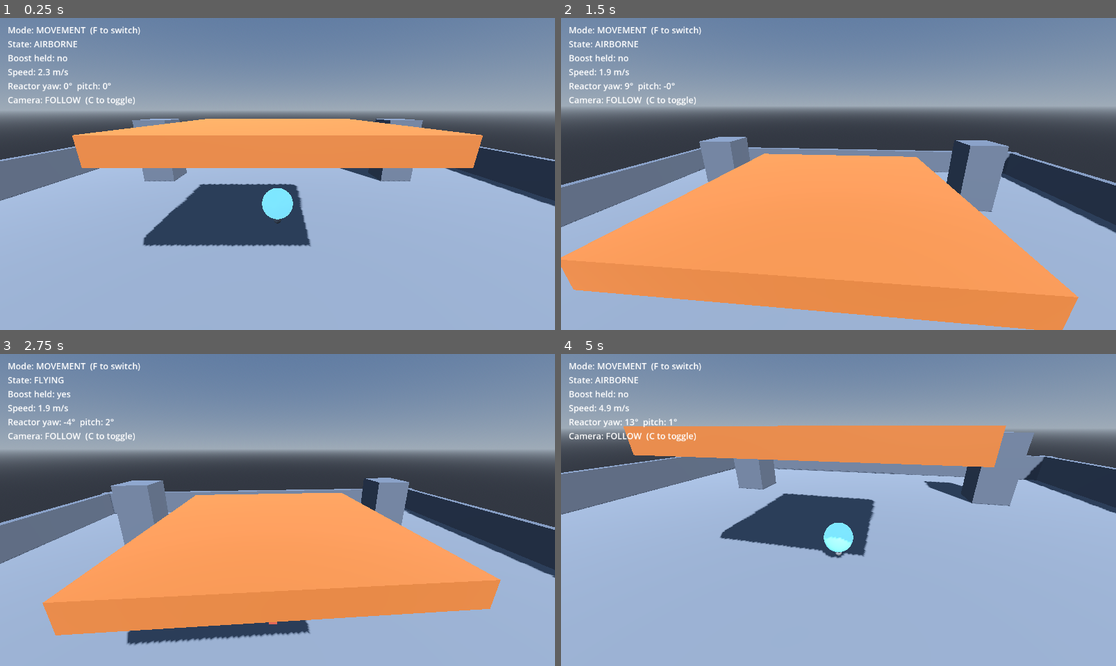
Above: before the commit, frames 1-4 (two rows, left to right).
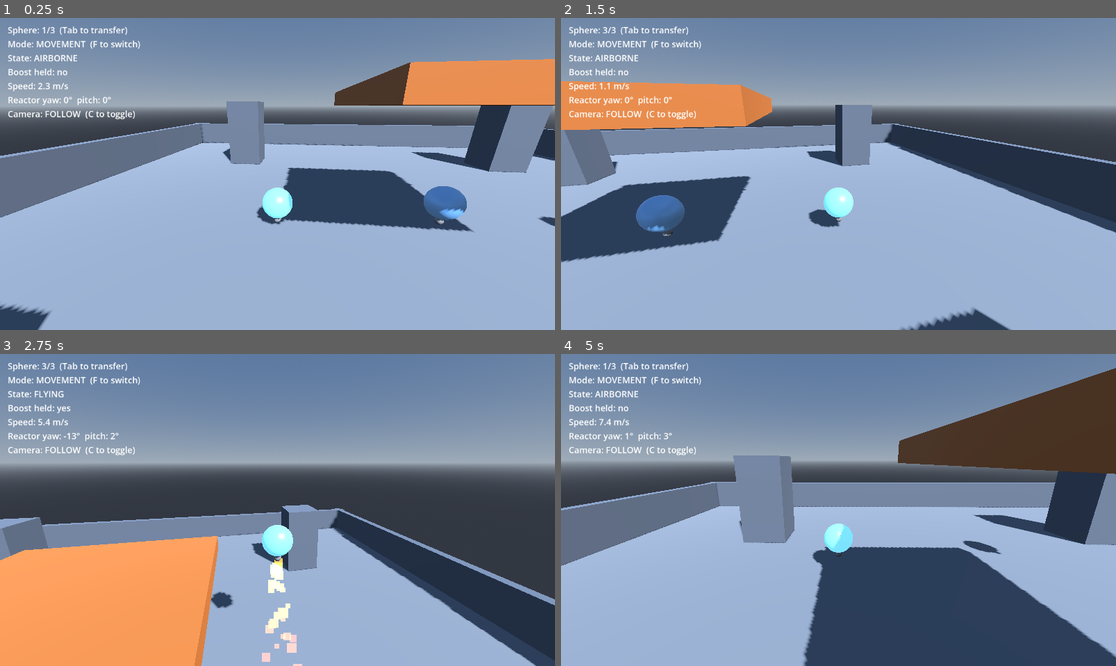
Above: after the commit, the same moments.

Repository: Thiiamas/Spheres
Game: Godot game, scene res://Main.tscn
The game is run twice, just before and just after one commit, with the same random seed, the same clock (stepped at 60 frames per second) and the same inputs.
Inputs (mouse positions are in pixels of both pictures, inside the frame that each line leads up to):
- Up to frame 1 (0.25 s): no input
- Up to frame 2 (1.5 s): move the mouse to (866, 174) at 0.52 s; hold Shift (boost) 0.53-1.28 s; hold Z (move_forward) from 0.53 s (still down); tap Space (jump) at 0.77, 1.07 s; tap Tab (transfer, bound only after the commit) at 0.8, 1.35 s; move the mouse to (810, 174) at 1.27 s
- Up to frame 3 (2.75 s): keep holding Z (move_forward); tap Space (jump) at 1.52, 1.55, 1.82, 2.1 s; move the mouse to (288, 503) at 2.02 s; hold Shift (boost) from 2.03 s (still down)
- Up to frame 4 (5 s): keep holding Z (move_forward); move the mouse to (832, 516) at 2.77 s; release Shift (boost) at 2.78 s; tap Shift (boost) at 2.85, 4.55 s; tap Space (jump) at 3.02, 3.32, 3.77, 3.8, 4.07, 4.52, 4.82 s; tap Tab (transfer, bound only after the commit) at 3.05 s; move the mouse to (877, 513) at 3.52 s; tap Down (cam_pan_down) at 3.6 s; move the mouse to (794, 506) at 4.27 s; tap Left (cam_pan_left) at 4.35 s

The runs differ from the first frame. In frame 1, 34% of the frame differs, in the area x 0-100%, y 2-100%; in frame 2, 54%; in frame 3, 45%; in frame 4, 54%.

Commit message:
Phase 2: consciousness transfer between spheres
- Extract player ball into reusable Sphere.tscn; Main.tscn instances 3.
- Add Consciousness autoload: sphere registry, Tab-to-transfer, active_changed
  signal. First sphere activates deferred so camera/HUD can subscribe.
- SphereController: active/passive state. Passive spheres freeze (immobile,
  crystallised ice-blue, reactor/particles off); active uses its mode colour.
- Camera + HUD retarget onto the active sphere via active_changed.
- Add `transfer` action (Tab / gamepad X) and register the autoload.
- Sync PLAN.md and phase2_transfer.md (criteria checked; CharacterBody3D
  samples marked illustrative/superseded).

Verified headless: 3 spheres register, transfer cycles 1->2->3->1 with exactly
one active (unfrozen) at a time, no console errors.

Co-Authored-By: Claude Opus 4.8 <noreply@anthropic.com>

Diff:
--- /dev/null
+++ b/Consciousness.gd
@@ -0,0 +1,61 @@
+extends Node
+
+## Autoload singleton (registered as "Consciousness"). Tracks every sphere on
+## the field and which one the player's consciousness currently inhabits. Only
+## one sphere is active at a time; the rest are crystallised (passive).
+##
+## Spheres self-register from their _ready(). The first registered sphere becomes
+## active (deferred, so cameras/HUD have a frame to subscribe); the rest start
+## passive. Pressing "transfer" (Tab) hands control to the next sphere in the
+## list, emitting active_changed so the camera and HUD can retarget.
+
+## Emitted whenever control moves to a different sphere (including the initial
+## activation). Listeners receive the now-active SphereController.
+signal active_changed(sphere: SphereController)
+
+var spheres: Array[SphereController] = []
+var current_index: int = 0
+
+
+func register(sphere: SphereController) -> void:
+	if sphere in spheres:
+		return
+	spheres.append(sphere)
+	# Everyone starts crystallised; the first one is promoted to active once the
+	# whole scene tree has finished _ready (so listeners are connected).
+	sphere.set_passive()
+	if spheres.size() == 1:
+		current_index = 0
+		call_deferred("_activate_initial")
+
+
+func _input(event: InputEvent) -> void:
+	if event.is_action_pressed("transfer"):
+		transfer_to_next()
+
+
+## Move control to the next sphere in registration order, wrapping around.
+func transfer_to_next() -> void:
+	if spheres.size() < 2:
+		return
+	spheres[current_index].set_passive()
+	current_index = (current_index + 1) % spheres.size()
+	_activate(current_index)
+
+
+func active_sphere() -> SphereController:
+	if spheres.is_empty():
+		return null
+	return spheres[current_index]
+
+
+func _activate_initial() -> void:
+	if spheres.is_empty():
+		return
+	_activate(current_index)
+
+
+func _activate(i: int) -> void:
+	var sphere := spheres[i]
+	sphere.set_active()
+	active_changed.emit(sphere)
--- a/HUD.gd
+++ b/HUD.gd
@@ -9,7 +9,17 @@
 
 
 func _ready() -> void:
+	# Follow the active sphere as consciousness transfers between spheres.
+	Consciousness.active_changed.connect(_on_active_changed)
+	if Consciousness.active_sphere() != null:
+		_on_active_changed(Consciousness.active_sphere())
+
 	print("[HUD] ball=", ball, " reactor=", reactor, " camera=", camera)
+
+
+func _on_active_changed(sphere: SphereController) -> void:
+	ball = sphere
+	reactor = sphere.get_reactor()
 
 
 func _process(_delta: float) -> void:
@@ -21,12 +31,16 @@
 	var mode_name: String = SphereController.Mode.keys()[ball.mode]
 	var boosting := Input.is_action_pressed("boost")
 
-	var lines := [
+	var lines := []
+	var count := Consciousness.spheres.size()
+	if count > 1:
+		lines.append("Sphere: %d/%d  (Tab to transfer)" % [Consciousness.current_index + 1, count])
+	lines.append_array([
 		"Mode: %s  (F to switch)" % mode_name,
 		"State: %s" % state_name,
 		"Boost held: %s" % ("yes" if boosting else "no"),
 		"Speed: %.1f m/s" % ball.linear_velocity.length(),
-	]
+	])
 	if reactor != null:
 		lines.append("Reactor yaw: %.0f°  pitch: %.0f°" % [reactor.yaw, reactor.pitch])
 	if camera != null:
--- a/Main.tscn
+++ b/Main.tscn
@@ -1,9 +1,8 @@
-[gd_scene format=3 uid="uid://b8mq2x1n3p7ya"]
+[gd_scene load_steps=20 format=3 uid="uid://b8mq2x1n3p7ya"]
 
-[ext_resource type="Script" uid="uid://bbve772w8ey0t" path="res://SphereController.gd" id="1_ctrl"]
-[ext_resource type="Script" uid="uid://dnopq63lncmyw" path="res://Reactor.gd" id="2_react"]
-[ext_resource type="Script" uid="uid://du2qpi72se1or" path="res://SphereCamera.gd" id="3_cam"]
-[ext_resource type="Script" uid="uid://kvu8t082hllc" path="res://HUD.gd" id="4_hud"]
+[ext_resource type="Script" uid="uid://du2qpi72se1or" path="res://SphereCamera.gd" id="1_cam"]
+[ext_resource type="Script" uid="uid://kvu8t082hllc" path="res://HUD.gd" id="2_hud"]
+[ext_resource type="PackedScene" path="res://Sphere.tscn" id="3_sphere"]
 
 [sub_resource type="ProceduralSkyMaterial" id="Sky_mat"]
 sky_top_color = Color(0.33, 0.45, 0.62, 1)
@@ -66,51 +65,6 @@
 
 [sub_resource type="BoxShape3D" id="Shape_central"]
 size = Vector3(6, 0.5, 6)
-
-[sub_resource type="SphereMesh" id="Sphere_ball"]
-
-[sub_resource type="StandardMaterial3D" id="Mat_ball"]
-albedo_color = Color(0.3, 0.55, 0.9, 1)
-metallic = 0.4
-roughness = 0.3
-
-[sub_resource type="SphereShape3D" id="Shape_ball"]
-
-[sub_resource type="SphereMesh" id="Sphere_nozzle"]
-radius = 0.12
-height = 0.24
-
-[sub_resource type="Gradient" id="Gradient_flame"]
-offsets = PackedFloat32Array(0, 0.4, 1)
-colors = PackedColorArray(1, 0.95, 0.5, 1, 1, 0.4, 0.1, 0.8, 0.5, 0.1, 0.05, 0)
-
-[sub_resource type="GradientTexture1D" id="GradientTexture1D_flame"]
-gradient = SubResource("Gradient_flame")
-
-[sub_resource type="ParticleProcessMaterial" id="Particle_boost"]
-emission_shape = 1
-emission_sphere_radius = 0.1
-direction = Vector3(0, -1, 0)
-spread = 22.0
-initial_velocity_min = 5.0
-initial_velocity_max = 8.0
-gravity = Vector3(0, 0, 0)
-scale_min = 0.4
-color_ramp = SubResource("GradientTexture1D_flame")
-
-[sub_resource type="StandardMaterial3D" id="Mat_flame"]
-transparency = 1
-blend_mode = 1
-shading_mode = 0
-vertex_color_use_as_albedo = true
-albedo_color = Color(1, 0.6, 0.2, 1)
-disable_receive_shadows = true
-billboard_mode = 3
-billboard_keep_scale = true
-
-[sub_resource type="QuadMesh" id="Quad_flame"]
-material = SubResource("Mat_flame")
-size = Vector2(0.35, 0.35)
 
 [node name="Main" type="Node3D"]
 
@@ -213,56 +167,28 @@
 [node name="Col" type="CollisionShape3D" parent="Arena/CentralPlatform"]
 shape = SubResource("Shape_central")
 
-[node name="Ball" type="RigidBody3D" parent="." node_paths=PackedStringArray("ball_mesh", "reactor", "camera", "boost_particles")]
-transform = Transform3D(1, 0, 0, 0, 1, 0, 0, 0, 1, 0, 2, 0)
-script = ExtResource("1_ctrl")
-roll_torque = 20.0
-max_roll_speed = 12.0
-jump_force = 6.0
-double_jump_force = 4.0
-boost_force = 12.0
-ball_mesh = NodePath("MeshInstance3D")
-reactor = NodePath("Reactor")
-camera = NodePath("../SphereCamera")
-boost_particles = NodePath("Reactor/BoostParticles")
+[node name="Spheres" type="Node3D" parent="."]
 
-[node name="MeshInstance3D" type="MeshInstance3D" parent="Ball"]
-mesh = SubResource("Sphere_ball")
-surface_material_override/0 = SubResource("Mat_ball")
+[node name="Sphere1" parent="Spheres" instance=ExtResource("3_sphere")]
+transform = Transform3D(1, 0, 0, 0, 1, 0, 0, 0, 1, -5, 1, 0)
 
-[node name="CollisionShape3D" type="CollisionShape3D" parent="Ball"]
-shape = SubResource("Shape_ball")
+[node name="Sphere2" parent="Spheres" instance=ExtResource("3_sphere")]
+transform = Transform3D(1, 0, 0, 0, 1, 0, 0, 0, 1, 0, 1, 0)
 
-[node name="Reactor" type="Node3D" parent="Ball"]
-script = ExtResource("2_react")
+[node name="Sphere3" parent="Spheres" instance=ExtResource("3_sphere")]
+transform = Transform3D(1, 0, 0, 0, 1, 0, 0, 0, 1, 5, 1, 0)
 
-[node name="Nozzle" type="MeshInstance3D" parent="Ball/Reactor"]
-transform = Transform3D(1, 0, 0, 0, 1, 0, 0, 0, 1, 0, -0.6, 0)
-mesh = SubResource("Sphere_nozzle")
-
-[node name="BoostParticles" type="GPUParticles3D" parent="Ball/Reactor"]
-transform = Transform3D(1, 0, 0, 0, 1, 0, 0, 0, 1, 0, -0.6, 0)
-emitting = false
-amount = 48
-lifetime = 0.6
-process_material = SubResource("Particle_boost")
-draw_pass_1 = SubResource("Quad_flame")
-
-[node name="SphereCamera" type="Camera3D" parent="." node_paths=PackedStringArray("target", "reactor")]
+[node name="SphereCamera" type="Camera3D" parent="."]
 transform = Transform3D(1, 0, 0, 0, 1, 0, 0, 0, 1, 0, 3, 6)
-script = ExtResource("3_cam")
-target = NodePath("../Ball")
-reactor = NodePath("../Ball/Reactor")
+script = ExtResource("1_cam")
 
 [node name="HUD" type="CanvasLayer" parent="."]
 
-[node name="Label" type="Label" parent="HUD" node_paths=PackedStringArray("ball", "reactor", "camera")]
+[node name="Label" type="Label" parent="HUD" node_paths=PackedStringArray("camera")]
 offset_left = 16.0
 offset_top = 12.0
 offset_right = 360.0
-offset_bottom = 140.0
+offset_bottom = 160.0
 theme_override_font_sizes/font_size = 18
-script = ExtResource("4_hud")
-ball = NodePath("../../Ball")
-reactor = NodePath("../../Ball/Reactor")
+script = ExtResource("2_hud")
 camera = NodePath("../../SphereCamera")
--- /dev/null
+++ b/Sphere.tscn
@@ -0,0 +1,82 @@
+[gd_scene load_steps=12 format=3]
+
+[ext_resource type="Script" uid="uid://bbve772w8ey0t" path="res://SphereController.gd" id="1_ctrl"]
+[ext_resource type="Script" uid="uid://dnopq63lncmyw" path="res://Reactor.gd" id="2_react"]
+
+[sub_resource type="SphereMesh" id="Sphere_ball"]
+
+[sub_resource type="StandardMaterial3D" id="Mat_ball"]
+albedo_color = Color(0.3, 0.55, 0.9, 1)
+metallic = 0.4
+roughness = 0.3
+
+[sub_resource type="SphereShape3D" id="Shape_ball"]
+
+[sub_resource type="SphereMesh" id="Sphere_nozzle"]
+radius = 0.12
+height = 0.24
+
+[sub_resource type="Gradient" id="Gradient_flame"]
+offsets = PackedFloat32Array(0, 0.4, 1)
+colors = PackedColorArray(1, 0.95, 0.5, 1, 1, 0.4, 0.1, 0.8, 0.5, 0.1, 0.05, 0)
+
+[sub_resource type="GradientTexture1D" id="GradientTexture1D_flame"]
+gradient = SubResource("Gradient_flame")
+
+[sub_resource type="ParticleProcessMaterial" id="Particle_boost"]
+emission_shape = 1
+emission_sphere_radius = 0.1
+direction = Vector3(0, -1, 0)
+spread = 22.0
+initial_velocity_min = 5.0
+initial_velocity_max = 8.0
+gravity = Vector3(0, 0, 0)
+scale_min = 0.4
+color_ramp = SubResource("GradientTexture1D_flame")
+
+[sub_resource type="StandardMaterial3D" id="Mat_flame"]
+transparency = 1
+blend_mode = 1
+shading_mode = 0
+vertex_color_use_as_albedo = true
+albedo_color = Color(1, 0.6, 0.2, 1)
+disable_receive_shadows = true
+billboard_mode = 3
+billboard_keep_scale = true
+
+[sub_resource type="QuadMesh" id="Quad_flame"]
+material = SubResource("Mat_flame")
+size = Vector2(0.35, 0.35)
+
+[node name="Sphere" type="RigidBody3D" node_paths=PackedStringArray("ball_mesh", "reactor", "boost_particles")]
+script = ExtResource("1_ctrl")
+roll_torque = 20.0
+max_roll_speed = 12.0
+jump_force = 6.0
+double_jump_force = 4.0
+boost_force = 12.0
+ball_mesh = NodePath("MeshInstance3D")
+reactor = NodePath("Reactor")
+boost_particles = NodePath("Reactor/BoostParticles")
+
+[node name="MeshInstance3D" type="MeshInstance3D" parent="."]
+mesh = SubResource("Sphere_ball")
+surface_material_override/0 = SubResource("Mat_ball")
+
+[node name="CollisionShape3D" type="CollisionShape3D" parent="."]
+shape = SubResource("Shape_ball")
+
+[node name="Reactor" type="Node3D" parent="."]
+script = ExtResource("2_react")
+
+[node name="Nozzle" type="MeshInstance3D" parent="Reactor"]
+transform = Transform3D(1, 0, 0, 0, 1, 0, 0, 0, 1, 0, -0.6, 0)
+mesh = SubResource("Sphere_nozzle")
+
+[node name="BoostParticles" type="GPUParticles3D" parent="Reactor"]
+transform = Transform3D(1, 0, 0, 0, 1, 0, 0, 0, 1, 0, -0.6, 0)
+emitting = false
+amount = 48
+lifetime = 0.6
+process_material = SubResource("Particle_boost")
+draw_pass_1 = SubResource("Quad_flame")
--- a/SphereCamera.gd
+++ b/SphereCamera.gd
@@ -47,6 +47,23 @@
 
 func _ready() -> void:
 	_apply_mode_state()
+
+	# Follow whichever sphere the consciousness currently inhabits, and keep up
+	# as control transfers between spheres.
+	Consciousness.active_changed.connect(_on_active_changed)
+	if Consciousness.active_sphere() != null:
+		_on_active_changed(Consciousness.active_sphere())
+
+
+## Retarget onto the newly active sphere: track it, read its reactor for orbit /
+## RTS aiming, and let it know which camera drives its camera-relative rolling.
+func _on_active_changed(sphere: SphereController) -> void:
+	target = sphere
+	reactor = sphere.get_reactor()
+	sphere.bind_camera(self)
+	if mode == Mode.RTS and rts_recenter_on_enter:
+		_rts_focus = sphere.global_position
+	_apply_mode_state() # re-point mouse capture / external_aim at the new reactor
 
 
 func _input(event: InputEvent) -> void:
--- a/SphereController.gd
+++ b/SphereController.gd
@@ -46,6 +46,8 @@
 @export var movement_color: Color = Color(0.3, 0.55, 0.9)
 ## Albedo + glow colour while in ATTACK mode.
 @export var attack_color: Color = Color(0.95, 0.3, 0.2)
+## Albedo + glow colour while passive (crystallised — not the active sphere).
+@export var passive_color: Color = Color(0.5, 0.75, 1.0)
 
 @export_group("References")
 @export var reactor: Reactor
@@ -54,6 +56,11 @@
 
 var state: State = State.AIRBORNE
 var mode: Mode = Mode.MOVEMENT
+
+## Whether this sphere is the one the consciousness currently controls. Passive
+## spheres are frozen (crystallised) and ignore all input. Driven by the
+## Consciousness autoload via set_active() / set_passive().
+var is_controlled: bool = false
 
 # Per-instance copy of the ball material so recolouring doesn't touch the shared resource.
 var _mode_material: StandardMaterial3D = null
@@ -77,12 +84,19 @@
 		if mat is StandardMaterial3D:
 			_mode_material = mat.duplicate()
 			ball_mesh.material_override = _mode_material
-	_apply_mode_visual()
+
+	# Join the pool of transferable spheres. Consciousness decides which one
+	# starts active; until then this sphere sits crystallised (set_passive).
+	Consciousness.register(self)
 
 	print("[Ball] reactor=", reactor, " camera=", camera, " boost_force=", boost_force)
 
 
 func _process(_delta: float) -> void:
+	# Passive (crystallised) spheres ignore all input.
+	if not is_controlled:
+		return
+
 	if Input.is_action_just_pressed("mode_toggle"):
 		_toggle_mode()
 
@@ -100,6 +114,11 @@
 
 
 func _integrate_forces(physics_state: PhysicsDirectBodyState3D) -> void:
+	# Passive spheres are frozen, so _integrate_forces shouldn't even run — but
+	# guard anyway so a stray call can never move a crystallised sphere.
+	if not is_controlled:
+		return
+
 	_update_grounded(physics_state)
 	_update_state()
 
@@ -134,18 +153,66 @@
 
 func _toggle_mode() -> void:
 	mode = Mode.ATTACK if mode == Mode.MOVEMENT else Mode.MOVEMENT
-	_apply_mode_visual()
-
-
-## Recolour the ball so the current mode is readable at a glance.
-func _apply_mode_visual() -> void:
+	_apply_visual()
+
+
+## --- Consciousness transfer (Phase 2) -------------------------------------
+
+## Take control of this sphere: thaw the physics, re-enable its reactor, and
+## reset to MOVEMENT mode. Called by the Consciousness autoload.
+func set_active() -> void:
+	is_controlled = true
+	mode = Mode.MOVEMENT
+	freeze = false
+	if reactor:
+		reactor.set_process(true)
+		reactor.set_process_input(true)
+	_apply_visual()
+
+
+## Crystallise this sphere: stop dead, freeze the body so it becomes an immovable
+## obstacle, and silence its reactor. Called by the Consciousness autoload.
+func set_passive() -> void:
+	is_controlled = false
+	linear_velocity = Vector3.ZERO
+	angular_velocity = Vector3.ZERO
+	freeze = true
+	_jump_queued = false
+	_double_jump_queued = false
+	if reactor:
+		reactor.set_process(false)
+		reactor.set_process_input(false)
+	if boost_particles:
+		boost_particles.emitting = false
+	_apply_visual()
+
+
+## Let the shared camera point this controller at the right view yaw.
+func bind_camera(cam: SphereCamera) -> void:
+	camera = cam
+
+
+func get_reactor() -> Reactor:
+	return reactor
+
+
+## Recolour the ball so its mode (when active) or crystallised state (passive)
+## is readable at a glance.
+func _apply_visual() -> void:
 	if _mode_material == null:
 		return
-	var col := movement_color if mode == Mode.MOVEMENT else attack_color
+	var col: Color
+	var energy: float
+	if not is_controlled:
+		col = passive_color
+		energy = 0.35 # faint, icy glow
+	else:
+		col = movement_color if mode == Mode.MOVEMENT else attack_color
+		energy = 1.6
 	_mode_material.albedo_color = col
 	_mode_material.emission_enabled = true
 	_mode_material.emission = col
-	_mode_material.emission_energy_multiplier = 1.6
+	_mode_material.emission_energy_multiplier = energy
 
 
 func _update_grounded(physics_state: PhysicsDirectBodyState3D) -> void:
--- a/project.godot
+++ b/project.godot
@@ -14,6 +14,10 @@
 run/main_scene="res://Main.tscn"
 config/features=PackedStringArray("4.6", "Forward Plus")
 config/icon="res://icon.svg"
+
+[autoload]
+
+Consciousness="*res://Consciousness.gd"
 
 [dotnet]
 
@@ -85,6 +89,12 @@
 , Object(InputEventJoypadButton,"resource_local_to_scene":false,"resource_name":"","device":-1,"button_index":3,"pressure":0.0,"pressed":false,"script":null)
 ]
 }
+transfer={
+"deadzone": 0.5,
+"events": [Object(InputEventKey,"resource_local_to_scene":false,"resource_name":"","device":-1,"window_id":0,"alt_pressed":false,"shift_pressed":false,"ctrl_pressed":false,"meta_pressed":false,"pressed":false,"keycode":4194306,"physical_keycode":0,"key_label":0,"unicode":0,"location":0,"echo":false,"script":null)
+, Object(InputEventJoypadButton,"resource_local_to_scene":false,"resource_name":"","device":-1,"button_index":2,"pressure":0.0,"pressed":false,"script":null)
+]
+}
 cam_pan_left={
 "deadzone": 0.5,
 "events": [Object(InputEventKey,"resource_local_to_scene":false,"resource_name":"","device":-1,"window_id":0,"alt_press …(195 unchanged characters)…
Not shown, added: Consciousness.gd.uid
Not shown, changed: Docs/PLAN.md
Not shown, changed: Docs/phase2_transfer.md
